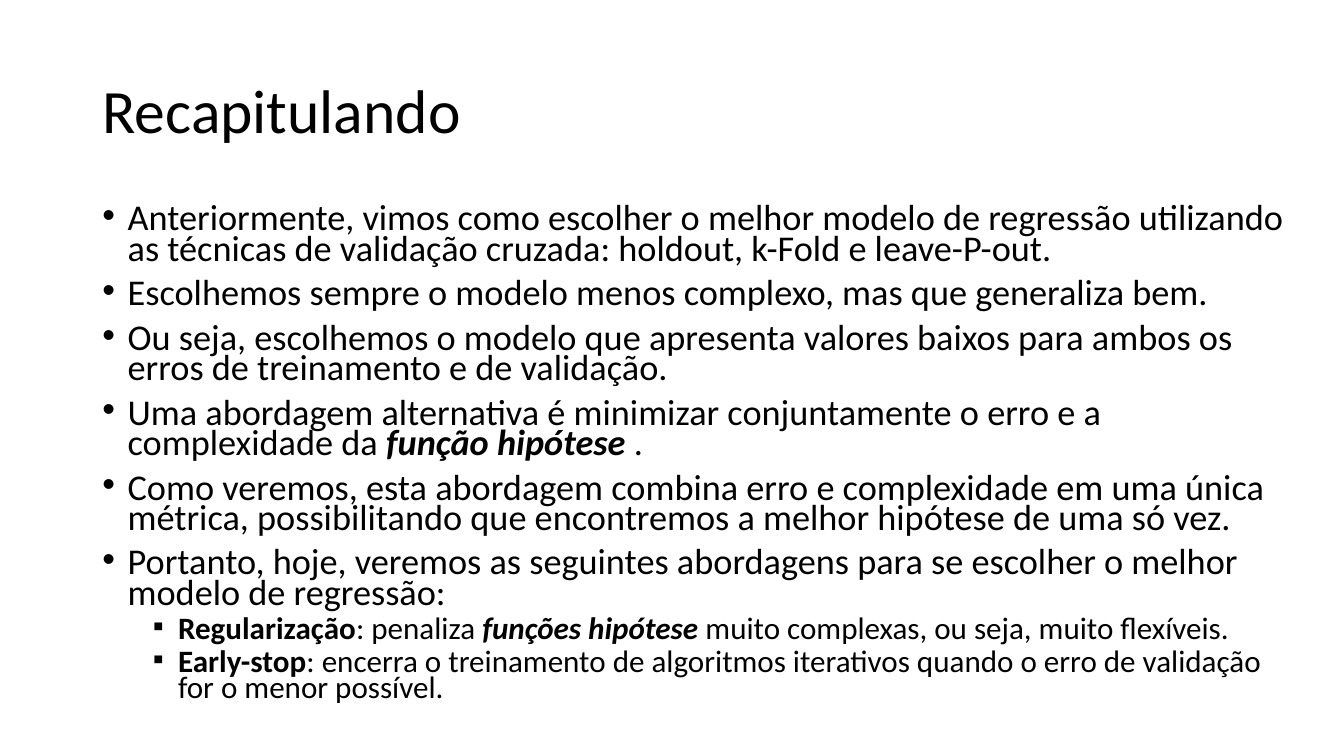
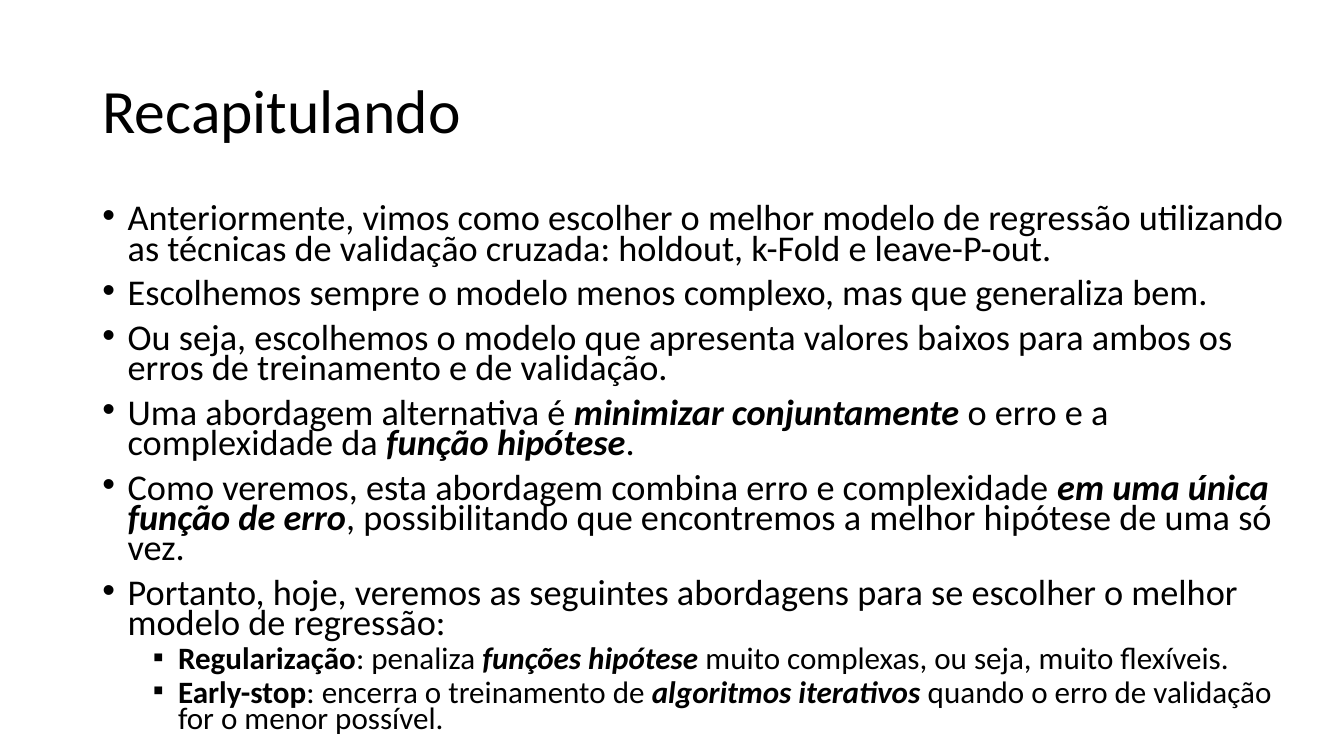
Before and after one commit to zz4fap/t319_aprendizado_de_maquina, a slide deck: slide 2 of slides/T319_Regressão_Linear (Parte VI).pptx. Drawn at 1344x756 pixels with LibreOffice and Linux fonts; fonts in the diff are those of the drawing. Boxes give left, top, right and bottom in pixels: in the first picture for what was removed or moved away, otherwise in the second. Text is boxed around its words. In the diff, an @@ line names an element or a change of style, - is before the commit and + after.

```diff
--- a/slides/T319_Regressão_Linear (Parte VI).pptx
+++ b/slides/T319_Regressão_Linear (Parte VI).pptx
@@ text at box(128, 399, 1271, 561): text changed @@
-• Uma abordagem alternativa é minimizar conjuntamente o erro e a complexidade da função hipótese .
-• Como veremos, esta abordagem combina erro e complexidade em uma única métrica, possibilitando que encontremos a melhor hipótese de uma só vez.
+• Uma abordagem alternativa é minimizar conjuntamente o erro e a complexidade da função hipótese.
+• Como veremos, esta abordagem combina erro e complexidade em uma única função de erro, possibilitando que encontremos a melhor hipótese de uma só vez.
@@ text at box(178, 681, 1271, 734): bold on, italic on in "algoritmos iterativos" @@
```
Also in this commit, not shown: 9 other slides changed, 3 other files.
